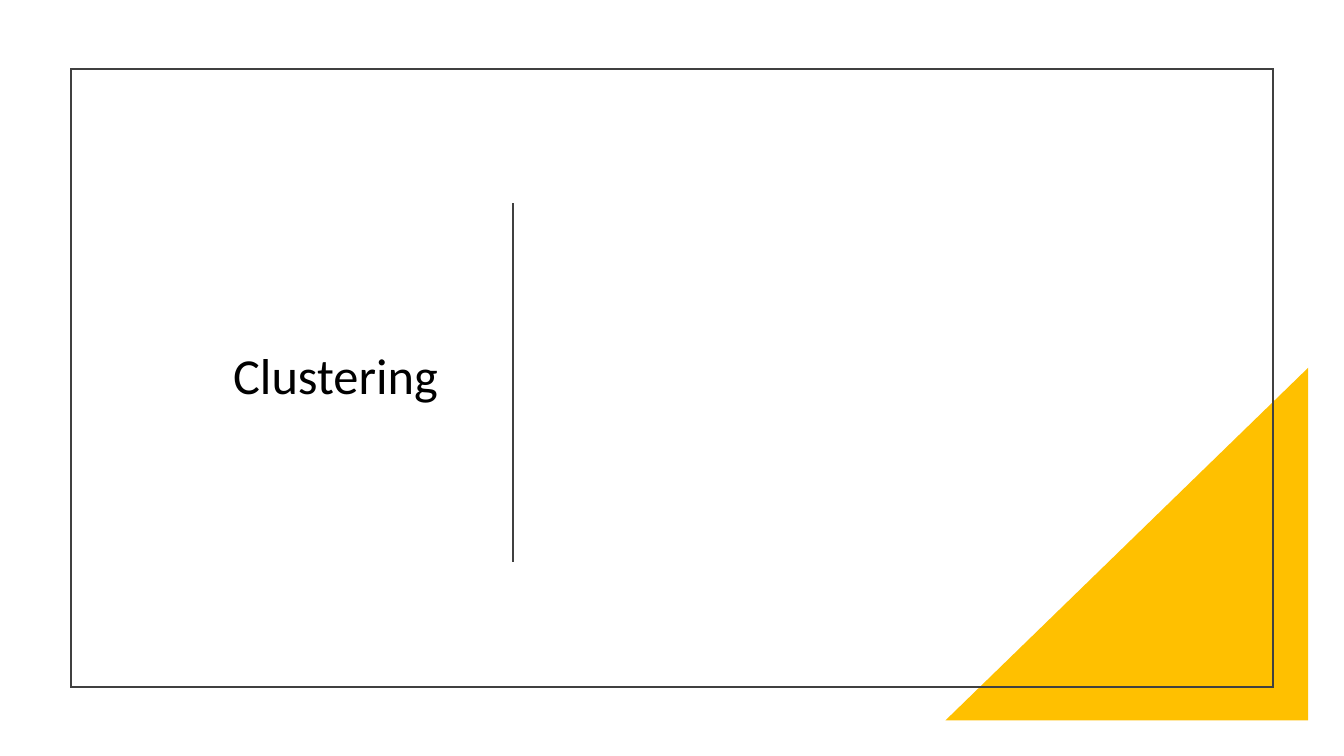
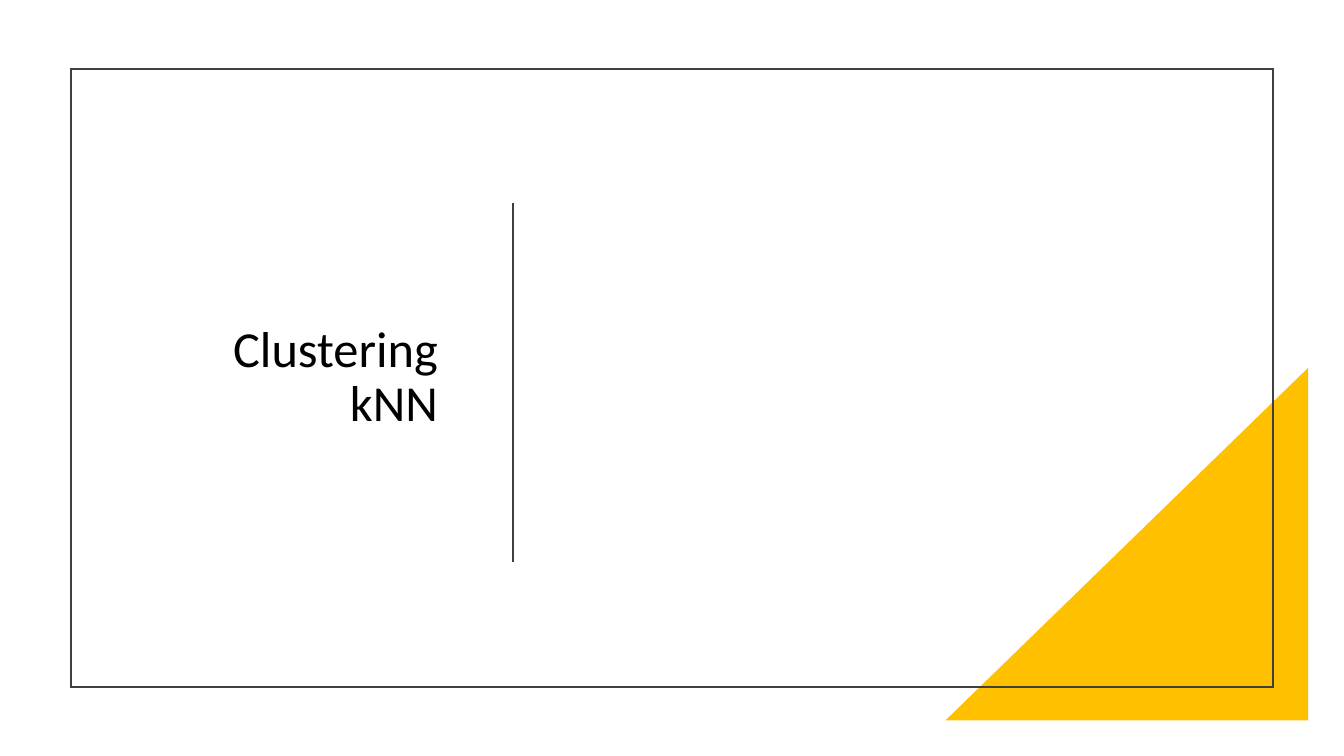
Before and after one commit to shivangiv/MCBS-Healthcare-Analytics, a slide deck: slide 10 of ALY6160GroupFINAL.pptx. Drawn at 1344x756 pixels with LibreOffice and Linux fonts; fonts in the diff are those of the drawing. Boxes give left, top, right and bottom in pixels: in the first picture for what was removed or moved away, otherwise in the second. Text is boxed around its words. In the diff, an @@ line names an element or a change of style, - is before the commit and + after.

```diff
--- a/ALY6160GroupFINAL.pptx
+++ b/ALY6160GroupFINAL.pptx
@@ title at [233, 332, 438, 421]: text changed @@
-Clustering
+Clustering
+kNN
```
Also in this commit, not shown: 3 other slides changed, 1 slide added.
